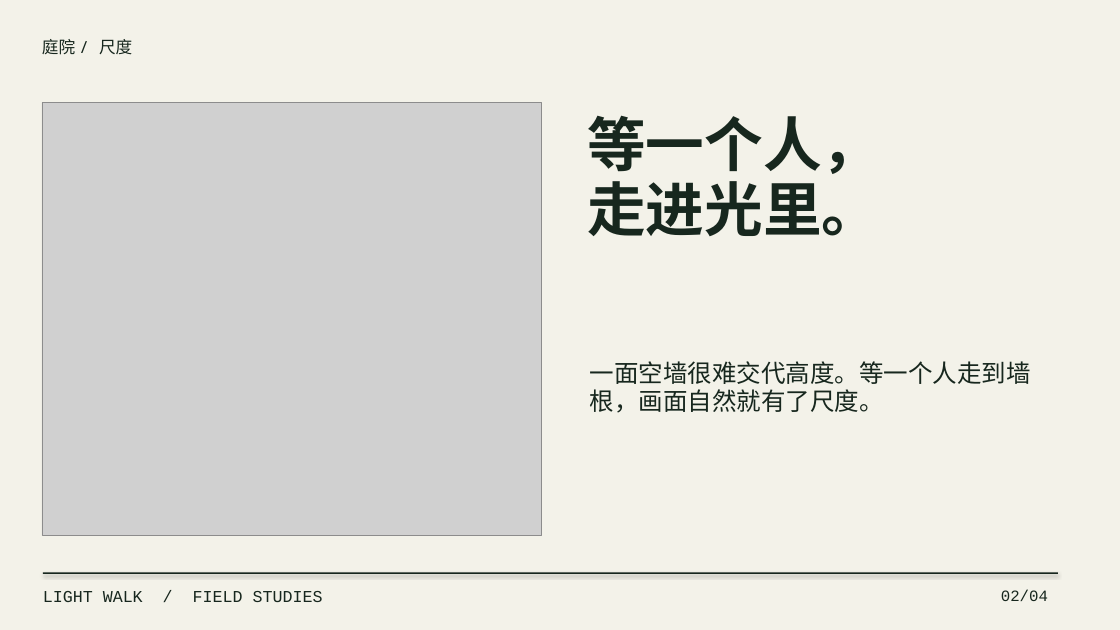
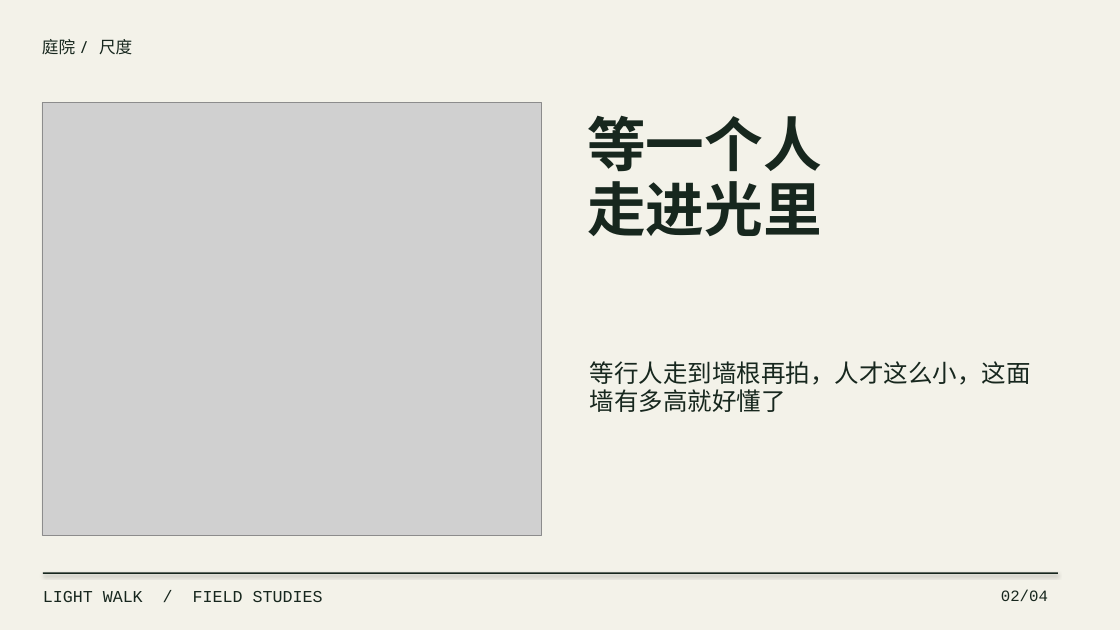
Before and after one commit to joeymilano/joey-design, a slide deck: slide 2 of docs/lightwalk-deck-zh.pptx. Drawn at 1120x630 pixels with LibreOffice and Linux fonts; fonts in the diff are those of the drawing; grey boxes stand for pictures. Boxes give left, top, right and bottom in pixels: in the first picture for what was removed or moved away, otherwise in the second. Text is boxed around its words. In the diff, an @@ line names an element or a change of style, - is before the commit and + after.

```diff
--- a/docs/lightwalk-deck-zh.pptx
+++ b/docs/lightwalk-deck-zh.pptx
@@ text at box(587, 115, 822, 236): text changed @@
-等一个人，
-走进光里。
+等一个人
+走进光里
@@ text at box(590, 361, 1031, 412): text changed @@
-一面空墙很难交代高度。等一个人走到墙
-根，画面自然就有了尺度。
+等行人走到墙根再拍，人才这么小，这面
+墙有多高就好懂了
```
Also in this commit, not shown: 3 other slides changed, 23 other files.
